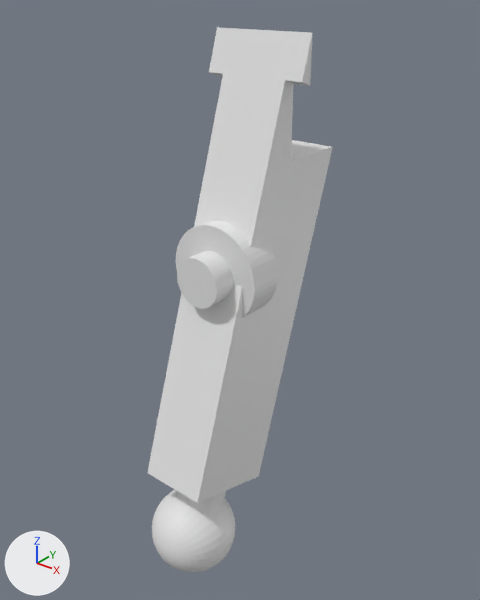
One commit to the glTF model suspension/assets/c1_beam.glb: the scene before it, then after it.
Both versions are drawn from a 50 mm camera at (63.8, -66.3, 90.6) aimed at (-0.7, 14.4, 40.6). Lighting does not change. The marker at lower left points along +X, +Y and +Z. The picture after the commit comes second.

Names of what the first picture shows: 'geometry_0'.
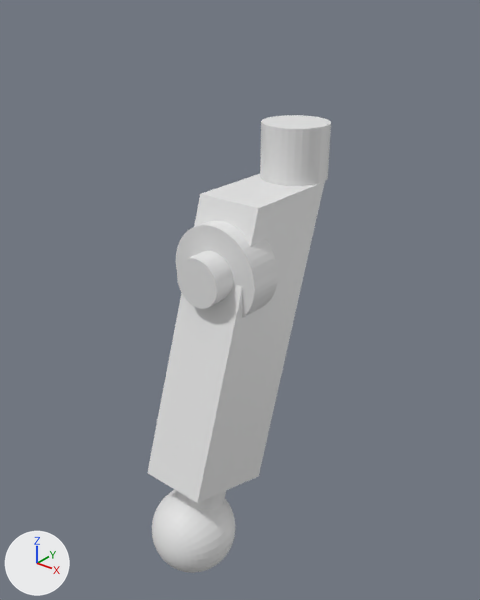
What changed in the scene script:
```text
Change me_geometry_0:
    used by ob_geometry_0; location = (0.0, 0.0, 0.0)
    remove me_geometry_0.from_pydata(...)  # 986 vertices, 1968 faces; spans x -8.8..8.8, y -7.6..31.2, z -7.6..83.6
    add me_geometry_0.from_pydata(...)  # 1038 vertices, 2072 faces; spans x -8.2..8.2, y -7.6..34.5, z -7.6..68.7
    me_geometry_0 part 1
    19 vertices are removed from x -8.8..8.8, y 16.7..31.2, z 64.9..83.6
    87 faces are deleted
    39 vertices are added at x -5.9..5.9, y 10.7..34.5, z 59.3..68.7
    32 new vertices lie (0.0, 0.0, 9.4) away from vertices in x -5.9..5.9, y 22.7..34.5, z 59.3
    191 new faces join them
```

Pixel boxes (x1, y1, x2, y2) of what changed, in the pictures (480 x 600 px):
'geometry_0', reshaped (16% shorter): before (147, 27, 333, 573); after (147, 115, 331, 573)
part 1 of me_geometry_0, cut back: before (147, 27, 333, 510); after (147, 115, 331, 510)
